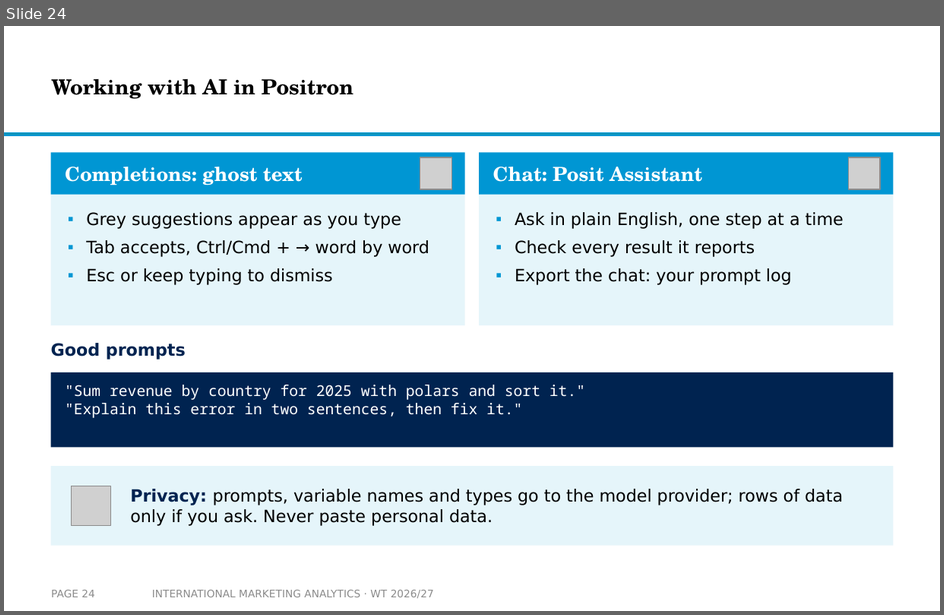
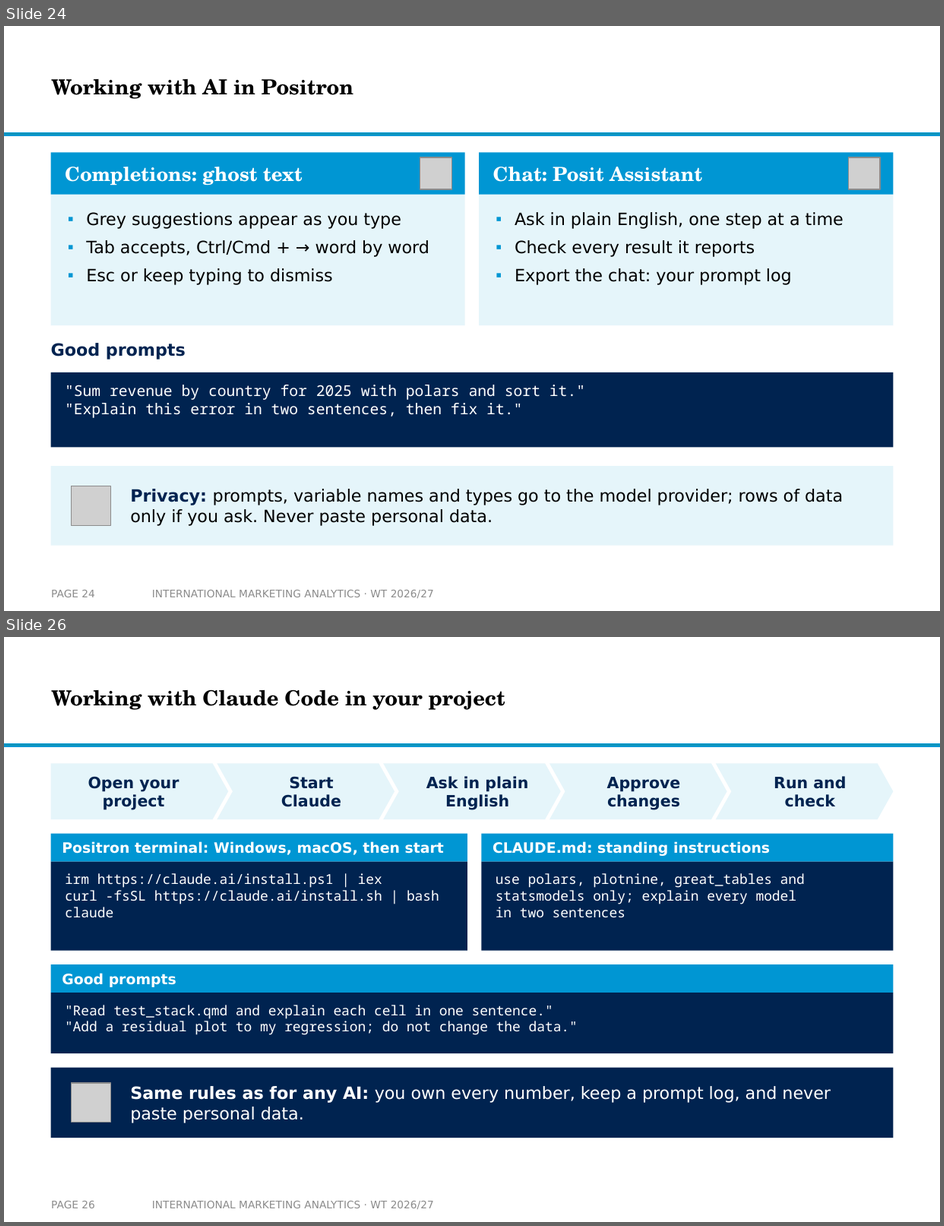
Before and after one commit to arnefloh-wu/International-Marketing-Analytics, a slide deck: slides/01a_setup-and-registration_WT26-27.pptx. Shown one above the other, each under a label of ours: slide 24 before the commit, slides 24 and 26 after it; the slides between them are not shown. The pictures are 944x615 and 944x1226 pixels, drawn with LibreOffice and Linux fonts; fonts in the diff are those of the drawing; grey boxes stand for pictures; background and template pictures are left out. Boxes give left, top, right and bottom in pixels: in the first picture for what was removed or moved away, otherwise in the second. Text is boxed around its words. In the diff, an @@ line names an element or a change of style, - is before the commit and + after.

```diff
--- a/slides/01a_setup-and-registration_WT26-27.pptx
+++ b/slides/01a_setup-and-registration_WT26-27.pptx
@@ slide 26 added at (4, 637, 940, 1222), background #FFFFFF; not listed: 1 template element that a slide beside it also shows @@
@@ title added at (51, 690, 506, 710), 16 pt, text #000000, bold @@
+Working with Claude Code in your project
@@ pentagon arrow added at (51, 763, 229, 819), fill #E5F5FA, 12 pt, text #002350, bold @@
+Open your
+project
@@ chevron added at (218, 763, 395, 819), fill #E5F5FA, 12 pt, text #002350, bold @@
+Start
+Claude
@@ chevron added at (383, 763, 561, 819), fill #E5F5FA, 12 pt, text #002350, bold @@
+Ask in plain
+English
@@ chevron added at (550, 763, 728, 819), fill #E5F5FA, 12 pt, text #002350, bold @@
+Approve
+changes
@@ chevron added at (715, 763, 893, 819), fill #E5F5FA, 12 pt, text #002350, bold @@
+Run and
+check
@@ rectangle added at (51, 834, 468, 862), fill #0096D3 @@
@@ text added at (62, 841, 444, 855), 11 pt, text #FFFFFF, bold @@
+Positron terminal: Windows, macOS, then start
@@ rectangle added at (481, 834, 893, 862), fill #0096D3 @@
@@ text added at (493, 841, 770, 856), 11 pt, text #FFFFFF, bold @@
+CLAUDE.md: standing instructions
@@ rectangle added at (51, 862, 468, 951), fill #002350 @@
@@ rectangle added at (481, 862, 893, 951), fill #002350 @@
@@ text added at (65, 873, 439, 918), 10.5 pt, text #FFFFFF @@
+irm https://claude.ai/install.ps1 | iex
+curl -fsSL https://claude.ai/install.sh | bash
+claude
@@ text added at (496, 873, 805, 918), 10.5 pt, text #FFFFFF @@
+use polars, plotnine, great_tables and
+statsmodels only; explain every model
+in two sentences
@@ rectangle added at (51, 965, 893, 993), fill #0096D3 @@
@@ text added at (62, 973, 177, 987), 11 pt, text #FFFFFF, bold @@
+Good prompts
@@ rectangle added at (51, 993, 893, 1053), fill #002350 @@
@@ text added at (65, 1005, 578, 1035), 10.5 pt, text #FFFFFF @@
+"Read test_stack.qmd and explain each cell in one sentence."
+"Add a residual plot to my regression; do not change the data."
@@ rectangle added at (51, 1068, 893, 1138), fill #002350 @@
@@ picture added at (72, 1082, 110, 1122) @@
@@ text added at (130, 1086, 831, 1123), 13 pt, text #FFFFFF @@
+Same rules as for any AI: you own every number, keep a prompt log, and never paste personal data.
@@ page number added at (51, 1201, 94, 1209), 8 pt, text #8C8C8C @@
+PAGE 26
@@ text added at (152, 1201, 434, 1209), 8 pt, text #8C8C8C @@
+INTERNATIONAL MARKETING ANALYTICS · WT 2026/27
```
Also in this commit, not shown: 7 slides changed, 4 other slides added, 4 other files.
